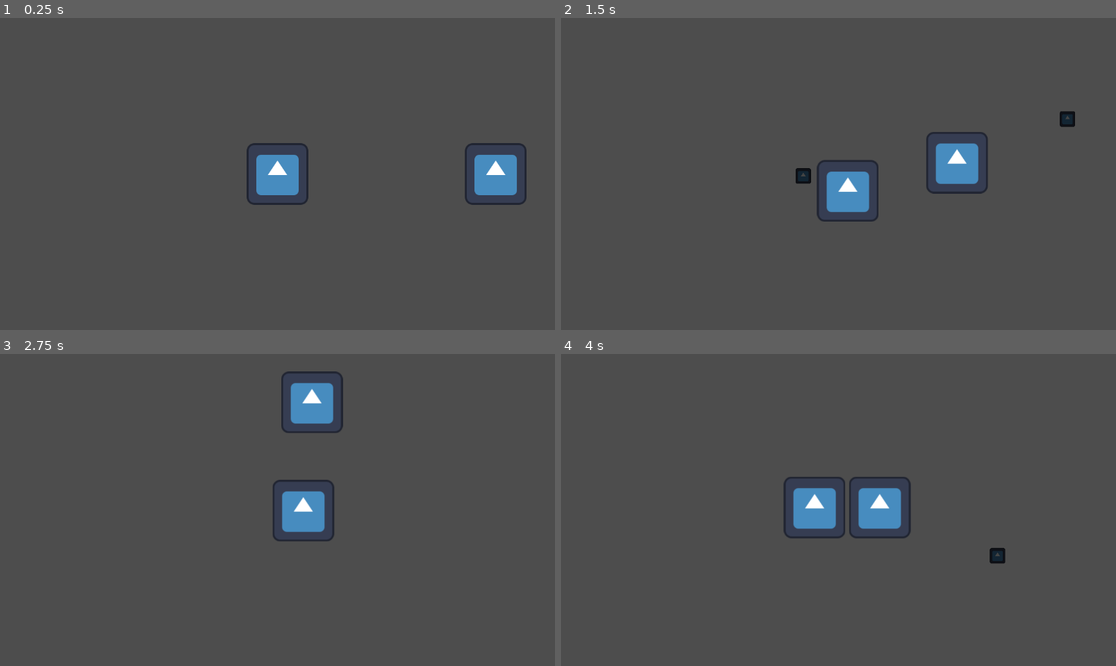
Above: before the commit, frames 1-4 (two rows, left to right).
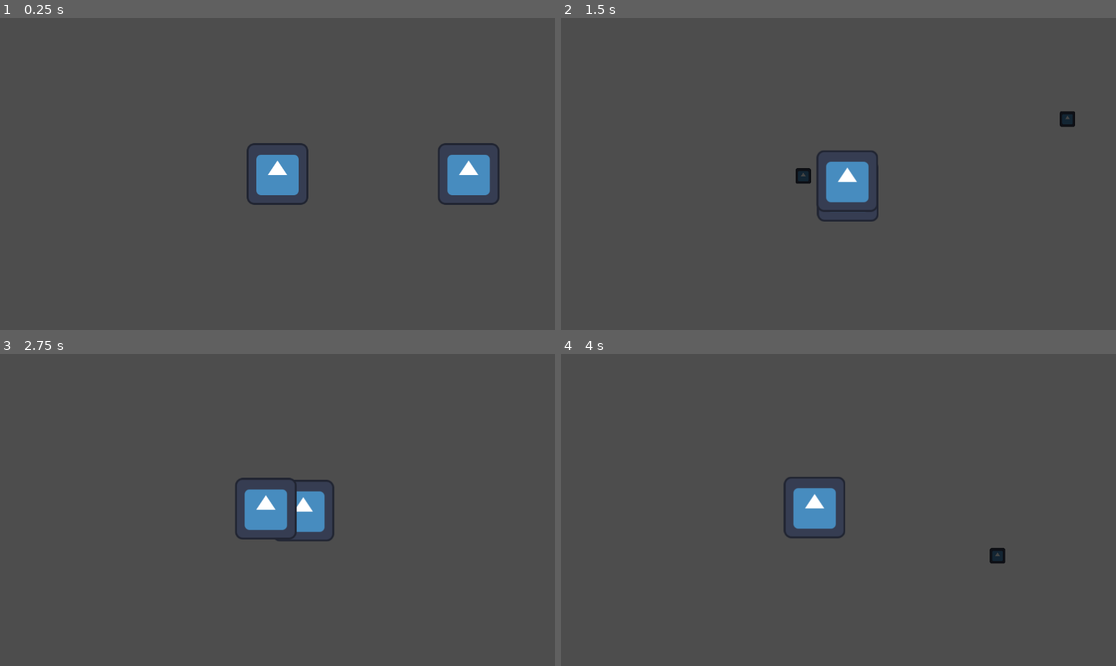
Above: after the commit, the same moments.

Repository: WinterAtne/Game-Jam
Game: Godot game, scene res://scenes/level.tscn
Same seed, same stepped clock (60 frames per second), same inputs: the game is played once before the commit and once after it. The engine's default icon, where the game draws it, is replaced by a stand-in: a white triangle on a blue panel in a dark square.
Inputs (mouse positions are in pixels of both pictures, inside the frame that each line leads up to):
- Up to frame 1 (0.25 s): no input
- Up to frame 2 (1.5 s): move the mouse to (960, 158) at 0.52 s; hold D (right) 0.53-1.28 s; click (960, 158) at 0.6 s; move the mouse to (727, 189) at 1.27 s; hold Down (down) from 1.28 s (still down); click (727, 189) at 1.35 s
- Up to frame 3 (2.75 s): move the mouse to (333, 441) at 2.02 s; release Down (down) at 2.03 s; hold D (right) from 2.03 s (still down); click (333, 441) at 2.1 s
- Up to frame 4 (4 s): move the mouse to (810, 572) at 2.77 s; release D (right) at 2.78 s; hold W (up) 2.78-3.53 s; click (810, 572) at 2.85 s; move the mouse to (1005, 556) at 3.52 s; hold A (left) from 3.53 s (still down); click (1005, 556) at 3.6 s

The runs differ from the first frame. In frame 1, 1.6% of the frame differs, in the area x 78-95%, y 40-60%; in frame 2, 2.1%; in frame 3, 2.7%, in the area x 42-62%, y 5-60%; in frame 4, 1.3%.

Commit message:
Changed test_dummy to enemy which now follows player

Diff:
--- /dev/null
+++ b/scenes/enemy.gd
@@ -0,0 +1,17 @@
+class_name Enemy
+extends CharacterBody2D
+
+const SPEED : int = 225
+
+func _physics_process(delta: float) -> void:
+	var target_direction : Vector2 = global_position.direction_to(Player.instance.global_position)
+
+	velocity = velocity.move_toward(target_direction * SPEED, SPEED * delta * Engine.physics_ticks_per_second)
+
+	move_and_slide()
+
+func die() -> void:
+	queue_free()
+
+func _on_damageable_died() -> void:
+	die()
--- a/scenes/test_dummy.tscn
+++ b/scenes/enemy.tscn
@@ -1,7 +1,7 @@
-[gd_scene load_steps=7 format=3 uid="uid://c05uv3ypr1134"]
+[gd_scene load_steps=8 format=3 uid="uid://c05uv3ypr1134"]
 
 [ext_resource type="Script" path="res://scenes/damageable.gd" id="1_4gxbq"]
-[ext_resource type="Script" path="res://scenes/test_dummy.gd" id="1_qib4t"]
+[ext_resource type="Script" path="res://scenes/enemy.gd" id="1_qib4t"]
 [ext_resource type="Texture2D" uid="uid://cso7f0i4tbihh" path="res://asssets/icon.svg" id="2_8asml"]
 [ext_resource type="Script" path="res://scenes/damager.gd" id="4_vv03q"]
 
@@ -11,7 +11,12 @@
 [sub_resource type="CircleShape2D" id="CircleShape2D_bxyin"]
 radius = 63.8122
 
-[node name="TestDummy" type="Node2D"]
+[sub_resource type="CircleShape2D" id="CircleShape2D_v5cr7"]
+radius = 61.0983
+
+[node name="Enemy" type="CharacterBody2D"]
+collision_layer = 0
+collision_mask = 0
 script = ExtResource("1_qib4t")
 
 [node name="Damageable" type="Area2D" parent="."]
@@ -31,4 +36,7 @@
 [node name="CollisionShape2D" type="CollisionShape2D" parent="Damager"]
 shape = SubResource("CircleShape2D_bxyin")
 
+[node name="CollisionShape2D" type="CollisionShape2D" parent="."]
+shape = SubResource("CircleShape2D_v5cr7")
+
 [connection signal="died" from="Damageable" to="." method="_on_damageable_died"]
--- a/scenes/level.tscn
+++ b/scenes/level.tscn
@@ -2,7 +2,7 @@
 
 [ext_resource type="Script" path="res://scenes/level.gd" id="1_8rgm8"]
 [ext_resource type="PackedScene" uid="uid://cpc1b408ujakp" path="res://scenes/player.tscn" id="1_gxo64"]
-[ext_resource type="PackedScene" uid="uid://c05uv3ypr1134" path="res://scenes/test_dummy.tscn" id="3_xslmb"]
+[ext_resource type="PackedScene" uid="uid://c05uv3ypr1134" path="res://scenes/enemy.tscn" id="3_xslmb"]
 
 [node name="Level" type="Node2D"]
 script = ExtResource("1_8rgm8")
--- a/scenes/player.gd
+++ b/scenes/player.gd
@@ -1,8 +1,17 @@
+class_name Player
 extends CharacterBody2D
 
 signal gun_fied(direction : Vector2)
 
 const SPEED = 300.0
+
+static var instance : Player = null
+
+func _ready() -> void:
+	if instance == null:
+		instance = self
+	else:
+		self.queue_free()
 
 func _physics_process(delta: float) -> void:
 	# Movement Logic
--- a/scenes/test_dummy.gd
+++ /dev/null
@@ -1,8 +0,0 @@
-class_name TestDummy
-extends Node2D
-
-func die() -> void:
-	queue_free()
-
-func _on_damageable_died() -> void:
-	die()
